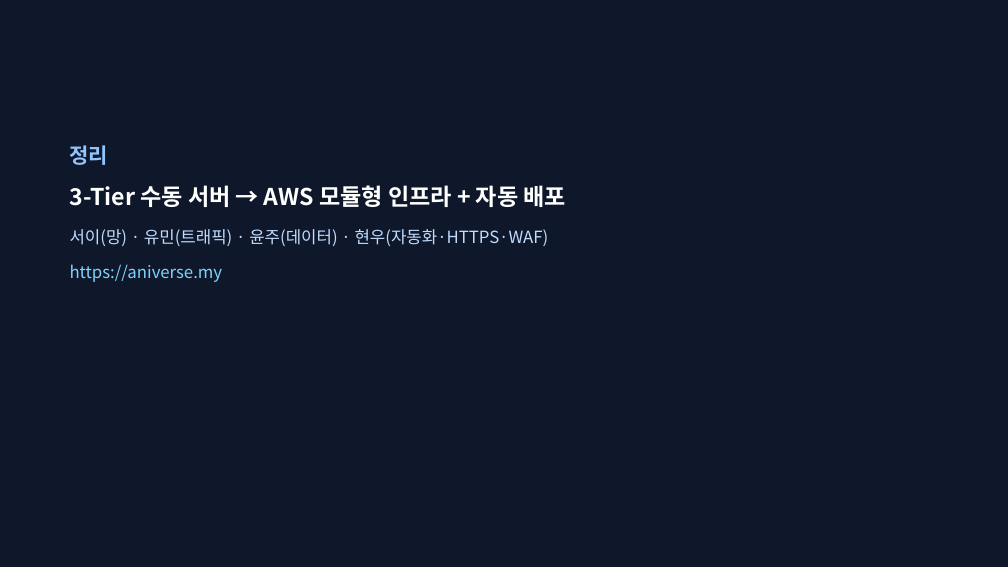
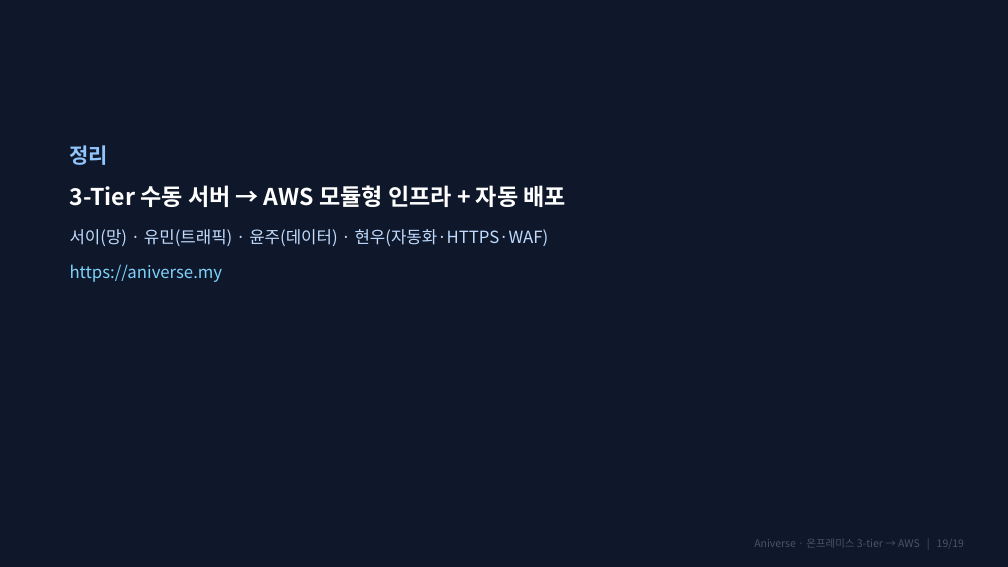
Before and after one commit to ho0215/anime-project-infra, a slide deck: slide 19 of docs/presentation/ppt/Aniverse_발표_강사용.pptx (slide 18 before the commit). Drawn at 1008x567 pixels with LibreOffice and Linux fonts; fonts in the diff are those of the drawing. Boxes give left, top, right and bottom in pixels: in the first picture for what was removed or moved away, otherwise in the second. Text is boxed around its words. In the diff, an @@ line names an element or a change of style, - is before the commit and + after.

```diff
--- a/docs/presentation/ppt/Aniverse_발표_강사용.pptx
+++ b/docs/presentation/ppt/Aniverse_발표_강사용.pptx
@@ text added at <box>754,539,964,547</box>, 10 pt, text #475569 @@
+Aniverse · 온프레미스 3-tier → AWS | 19/19
```
Also in this commit, not shown: 16 other slides changed, 1 slide added, 4 other files.
